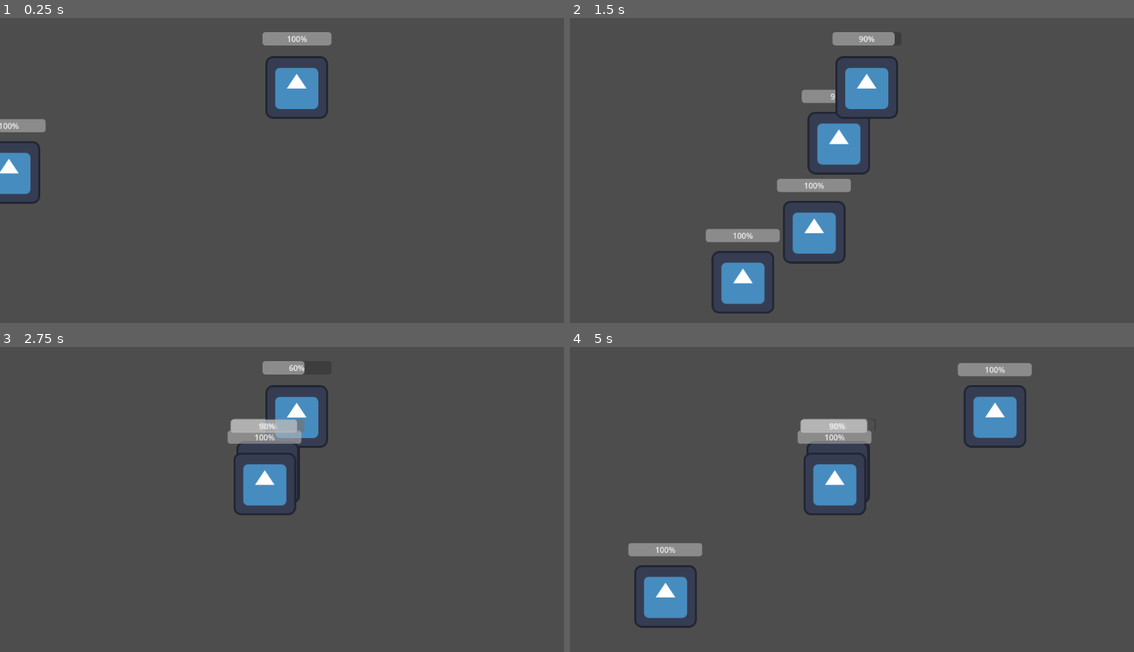
Above: before the commit, frames 1-4 (two rows, left to right).
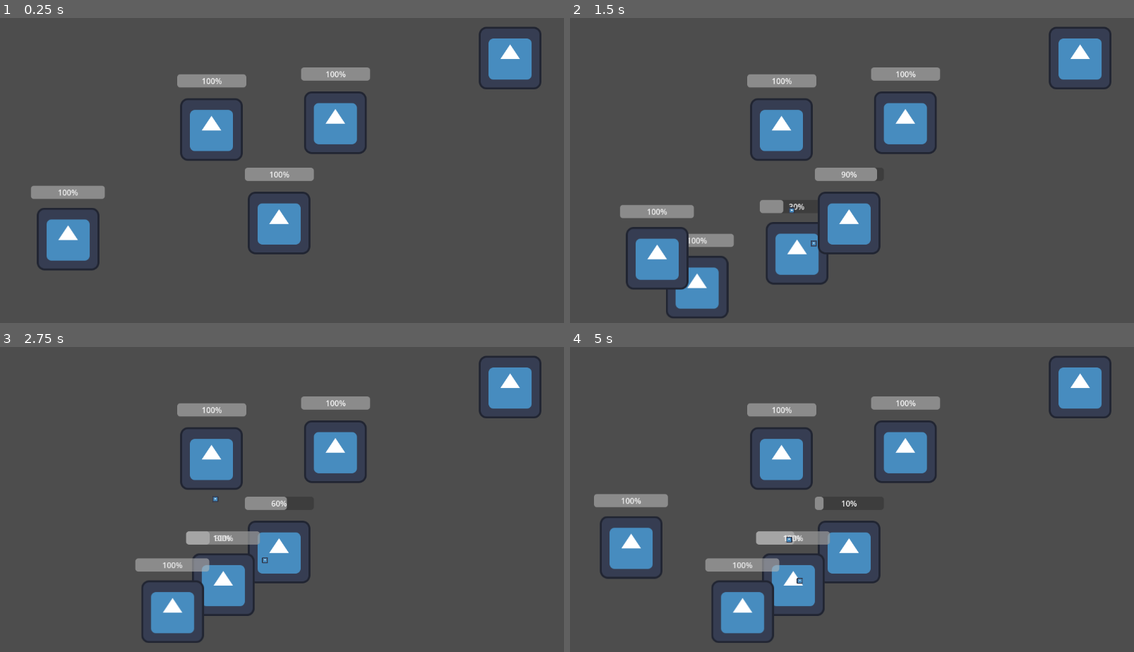
Above: after the commit, the same moments.

Repository: TheSmileyDroid/gunslingers
Game: Godot game, scene res://scenes/game.tscn
Same seed, same stepped clock (60 frames per second), same inputs: the game is played once before the commit and once after it. The engine's default icon, where the game draws it, is replaced by a stand-in: a white triangle on a blue panel in a dark square.
Inputs:
- Up to frame 1 (0.25 s): no input
- Up to frame 2 (1.5 s): tap Enter (ui_accept) at 0.5, 0.77 s
- Up to frame 3 (2.75 s): tap Enter (ui_accept) at 1.52 s
- Up to frame 4 (5 s): tap Enter (ui_accept) at 3.02, 3.77, 4.52 s

The runs differ from the first frame. In frame 1, 12% of the frame differs, in the area x 0-96%, y 3-83%; in frame 2, 17%; in frame 3, 14%; in frame 4, 18%, in the area x 4-96%, y 3-97%.

Commit message:
feat: Implementa lógica de ataque com múltiplos alvos e adiciona componente de alcance de ataque

Diff:
--- a/components/attack_component.gd
+++ b/components/attack_component.gd
@@ -1,17 +1,50 @@
 extends Node
 class_name AttackComponent
+
+enum Strategy {first, last, strongest, weakest}
+
 @export var damage: int = 10
 @export var fire_rate: float = 1.0
+@export var strategy: AttackComponent.Strategy = Strategy.first
 var can_attack: bool = true
-var target = null
+var targets = []
 
 func _process(_delta):
-	if can_attack and target:
+	if can_attack and len(targets) > 0:
 		attack()
 		can_attack = false
 		await get_tree().create_timer(fire_rate).timeout
 		can_attack = true
 
+func get_target():
+	if strategy == Strategy.first:
+		return targets[0]
+	elif strategy == Strategy.last:
+		return targets[-1]
+	elif strategy == Strategy.strongest:
+		var strongest = targets[0]
+		for target in targets:
+			if target.get_node("HealthComponent").current_health > strongest.get_node("HealthComponent").current_health:
+				strongest = target
+		return strongest
+	elif strategy == Strategy.weakest:
+		var weakest = targets[0]
+		for target in targets:
+			if target.get_node("HealthComponent").current_health < weakest.get_node("HealthComponent").current_health:
+				weakest = target
+		return weakest
+
 func attack():
-	if target and target.is_inside_tree():
-		target.get_node("HealthComponent").take_damage(damage)
+	if len(targets) == 0:
+		return
+	var current_target = get_target()
+	if current_target.is_inside_tree():
+		if get_parent().get_node("AttackRangeComponent"):
+			var projectile_scene = preload("res://scenes/projectile.tscn")
+			var projectile = projectile_scene.instantiate()
+			projectile.position = get_parent().global_position
+			projectile.target = current_target
+			projectile.damage = damage
+			get_tree().current_scene.add_child(projectile)
+		if not get_parent().get_node("AttackRangeComponent"):
+			current_target.get_node("HealthComponent").take_damage(damage)
--- /dev/null
+++ b/components/attack_range_component.gd
@@ -0,0 +1,6 @@
+extends Node2D
+class_name AttackRangeComponent
+
+
+@export var attack_range: float = 100.0
+@onready var area2d: Area2D = $Area2D
--- a/components/health_component.gd
+++ b/components/health_component.gd
@@ -7,10 +7,8 @@
     current_health = max_health
 
 func take_damage(amount: int):
-    print("Take damage!", amount, self)
     current_health -= amount
     if current_health <= 0:
-        print("I'm dead!", get_parent())
         die()
 
 func die():
--- a/scenes/enemies/rat.tscn
+++ b/scenes/enemies/rat.tscn
@@ -11,7 +11,7 @@
 script = ExtResource("2_cn5j0")
 health = 100
 damage = 10
-speed = 700.0
+speed = 400.0
 
 [sub_resource type="CircleShape2D" id="CircleShape2D_gxeas"]
 radius = 68.0661
--- a/scenes/levels/test.tscn
+++ b/scenes/levels/test.tscn
@@ -19,6 +19,27 @@
 damage = 10
 speed = 100.0
 
+[sub_resource type="Resource" id="Resource_4kbuw"]
+resource_local_to_scene = true
+script = ExtResource("2_i04ou")
+health = 100
+damage = 10
+speed = 100.0
+
+[sub_resource type="Resource" id="Resource_7yc7v"]
+resource_local_to_scene = true
+script = ExtResource("2_i04ou")
+health = 100
+damage = 10
+speed = 100.0
+
+[sub_resource type="Resource" id="Resource_c8u43"]
+resource_local_to_scene = true
+script = ExtResource("2_i04ou")
+health = 100
+damage = 10
+speed = 100.0
+
 [sub_resource type="Curve2D" id="Curve2D_rnidg"]
 _data = {
 "points": PackedVector2Array(0, 0, 0, 0, -8, 348, 0, 0, 0, 0, 152, 354, 0, 0, 0, 0, 156, 500, 0, 0, 0, 0, 272, 584, 0, 0, 0, 0, 426, 534, 0, 0, 0, 0, 532, 434, 0, 0, 0, 0, 610, 20, 0, 0, 0, 0, 788, 44, 0, 0, 0, 0, 1056, 288, 0, 0, 0, 0, 1174, 344, 0, 0, 0, 0, 1236, 340)
@@ -29,12 +50,24 @@
 script = ExtResource("1_kkgel")
 
 [node name="Rat" parent="." instance=ExtResource("1_uk3nv")]
-position = Vector2(160, 141)
+position = Vector2(-15, 346)
 stats = SubResource("Resource_0d551")
 
+[node name="Gunslinger2" parent="." instance=ExtResource("2_inges")]
+position = Vector2(570, 419)
+stats = SubResource("Resource_k32ro")
+
+[node name="Gunslinger3" parent="." instance=ExtResource("2_inges")]
+position = Vector2(432, 228)
+stats = SubResource("Resource_4kbuw")
+
+[node name="Gunslinger4" parent="." instance=ExtResource("2_inges")]
+position = Vector2(1042, 82)
+stats = SubResource("Resource_7yc7v")
+
 [node name="Gunslinger" parent="." instance=ExtResource("2_inges")]
-position = Vector2(606, 142)
-stats = SubResource("Resource_k32ro")
+position = Vector2(685, 214)
+stats = SubResource("Resource_c8u43")
 
 [node name="Path2D" type="Path2D" parent="."]
 curve = SubResource("Curve2D_rnidg")
--- /dev/null
+++ b/scenes/projectile.tscn
@@ -0,0 +1,12 @@
+[gd_scene load_steps=3 format=3 uid="uid://6wc5jxoxtrys"]
+
+[ext_resource type="Script" path="res://scripts/projectile.gd" id="1_78w2i"]
+[ext_resource type="Texture2D" uid="uid://b6qjyfkqohig6" path="res://icon.svg" id="1_q7g7i"]
+
+[node name="Projectile" type="Node2D"]
+script = ExtResource("1_78w2i")
+speed = 1000.0
+
+[node name="Sprite2D" type="Sprite2D" parent="."]
+scale = Vector2(0.09375, 0.09375)
+texture = ExtResource("1_q7g7i")
--- a/scenes/towers/gunslinger.tscn
+++ b/scenes/towers/gunslinger.tscn
@@ -1,10 +1,11 @@
-[gd_scene load_steps=8 format=3 uid="uid://bxe0x3i1mt8pr"]
+[gd_scene load_steps=10 format=3 uid="uid://bxe0x3i1mt8pr"]
 
 [ext_resource type="Script" path="res://scripts/tower.gd" id="1_8pf0t"]
 [ext_resource type="Texture2D" uid="uid://b6qjyfkqohig6" path="res://icon.svg" id="1_kpubj"]
 [ext_resource type="Script" path="res://components/health_component.gd" id="2_0qgpf"]
 [ext_resource type="Script" path="res://resources/character_stats.gd" id="2_tekad"]
 [ext_resource type="Script" path="res://components/attack_component.gd" id="3_jujtn"]
+[ext_resource type="Script" path="res://components/attack_range_component.gd" id="6_0fktm"]
 
 [sub_resource type="Resource" id="Resource_df3ar"]
 resource_local_to_scene = true
@@ -15,6 +16,9 @@
 
 [sub_resource type="CircleShape2D" id="CircleShape2D_76byv"]
 radius = 68.593
+
+[sub_resource type="CircleShape2D" id="CircleShape2D_7dkw0"]
+radius = 200.0
 
 [node name="Gunslinger" type="Area2D"]
 script = ExtResource("1_8pf0t")
@@ -28,6 +32,7 @@
 
 [node name="AttackComponent" type="Node" parent="."]
 script = ExtResource("3_jujtn")
+fire_rate = 0.2
 
 [node name="CollisionShape2D" type="CollisionShape2D" parent="."]
 shape = SubResource("CircleShape2D_76byv")
@@ -37,3 +42,11 @@
 offset_top = -113.0
 offset_right = 71.0
 offset_bottom = -86.0
+
+[node name="AttackRangeComponent" type="Node2D" parent="."]
+script = ExtResource("6_0fktm")
+
+[node name="Area2D" type="Area2D" parent="AttackRangeComponent"]
+
+[node name="CollisionShape2D" type="CollisionShape2D" parent="AttackRangeComponent/Area2D"]
+shape = SubResource("CircleShape2D_7dkw0")
--- a/scripts/enemy.gd
+++ b/scripts/enemy.gd
@@ -5,7 +5,6 @@
 var attack_component: AttackComponent
 var path = null
 var path_index: int = 0
-var blocked_path = false
 @onready var hp_bar: ProgressBar = get_node("HP")
 
 func _ready():
@@ -25,7 +24,7 @@
 	move_along_path(delta)
 
 func move_along_path(delta):
-	if blocked_path:
+	if len(attack_component.targets) > 0:
 		return
 	if path and path_index < path.get_point_count():
 		var point = path.get_point_position(path_index)
@@ -42,11 +41,8 @@
 
 func _on_Rat_body_entered(body):
 	if body.is_in_group("gunslingers"):
-		print("Tower entered rat's area")
-		attack_component.target = body
-		blocked_path = true
+		attack_component.targets.append(body)
 
 func _on_Rat_body_exited(body):
 	if body.is_in_group("gunslingers"):
-		print("Tower exited rat's area")
-		attack_component.target = null
+		attack_component.targets.erase(body)
--- /dev/null
+++ b/scripts/projectile.gd
@@ -0,0 +1,19 @@
+extends Node2D
+
+var target: Node2D
+@export var speed: float = 500.0
+@export var damage: int = 10
+
+func _physics_process(delta):
+	if not target:
+		queue_free()
+		return
+	if target and target.is_inside_tree():
+		var direction = (target.global_position - global_position).normalized()
+		position += direction * speed * delta
+
+		if global_position.distance_to(target.global_position) < 10:
+			target.get_node("HealthComponent").take_damage(damage)
+			queue_free()
+	else:
+		queue_free()
--- a/scripts/tower.gd
+++ b/scripts/tower.gd
@@ -3,28 +3,35 @@
 @export var stats: CharacterStats
 var health_component: HealthComponent
 var attack_component: AttackComponent
+var attack_range_component: AttackRangeComponent
 @onready var hp_bar: ProgressBar = get_node("HPBar")
 
 func _ready():
 	add_to_group("gunslingers")
 	health_component = get_node("HealthComponent")
 	attack_component = get_node("AttackComponent")
+	attack_range_component = get_node("AttackRangeComponent")
 	health_component.max_health = stats.health
 	attack_component.damage = stats.damage
 	hp_bar.max_value = stats.health
 
-	area_entered.connect(_on_Gunslinger_body_entered)
-	area_exited.connect(_on_Gunslinger_body_exited)
+	if not attack_range_component:
+		area_entered.connect(_on_Gunslinger_body_entered)
+		area_exited.connect(_on_Gunslinger_body_exited)
+	if attack_range_component:
+		attack_range_component.area2d.area_entered.connect(_on_Gunslinger_body_entered)
+		attack_range_component.area2d.area_exited.connect(_on_Gunslinger_body_exited)
+
 
 func _physics_process(_delta: float) -> void:
 	hp_bar.value = health_component.current_health
 
 func _on_Gunslinger_body_entered(body):
+	print_debug("Range entered")
 	if body.is_in_group("rats"):
-		print("Rat entered tower's area")
-		attack_component.target = body
+		attack_component.targets.append(body)
 
 func _on_Gunslinger_body_exited(body):
+	print_debug("Range exited")
 	if body.is_in_group("rats"):
-		print("Rat exited tower's area")
-		attack_component.target = null
+		attack_component.targets.erase(body)
Not shown: 1 places in scenes/levels/test.tscn that only renumber resources
